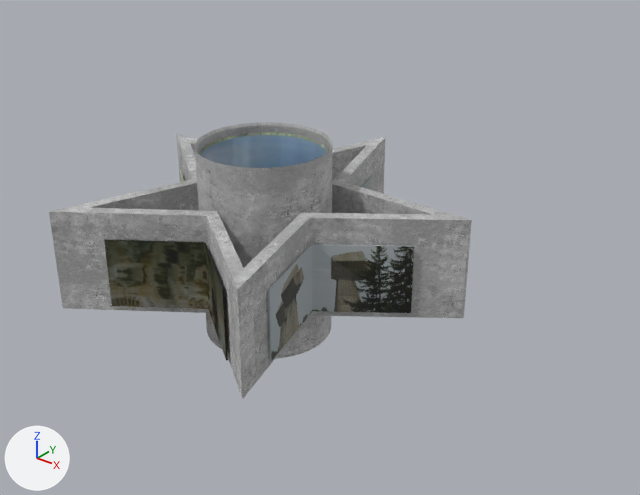
The glTF model docs/mostar.glb, before and after one commit.
One viewpoint serves both versions: a 50 mm camera at (19.7, -12.3, 17.3) aimed at (2.5, 9.1, 4.0). Arrows for +X, +Y and +Z are at lower left; the lights stay in place. Where no turn or scale is listed for an object, it has been applied to the vertices.

Objects in the first picture: 'Circle', 'Cylinder.001', 'NIS', 'neuer Stern', 'videotarget'.
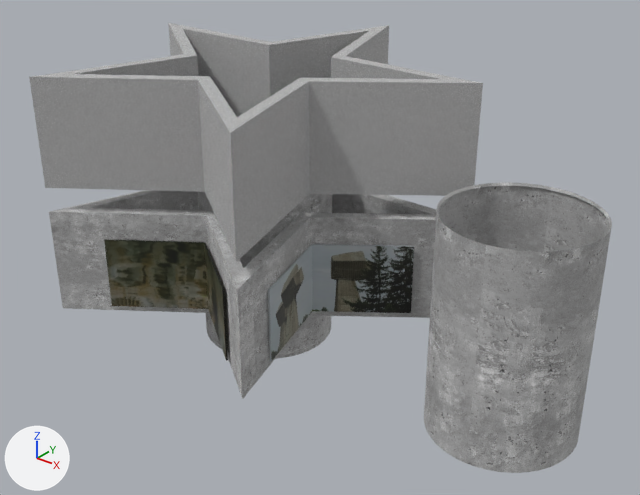
Edits to the scene script, one JSON object a line:
```json
{"op": "add", "block": "mat_material_002", "code": ["mat_material_002 = bpy.data.materials.new('Material.002')", "# uses the picture img_concrete016_2k_normaldx", "# uses the picture img_concrete016_2k_roughness", "# uses the picture img_concrete031_2k_ambientocclusionv6"]}
{"op": "add", "block": "me_cylinder_002", "code": ["me_cylinder_002 = bpy.data.meshes.new('Cylinder.002')", "me_cylinder_002.from_pydata(...)  # 332 vertices, 498 faces; spans x -2.4..2.4, y -2.41..2.4, z -3.6..3.6", "me_cylinder_002.materials.append(mat_material_002)"]}
{"op": "add", "block": "me_twe___3d_ansicht___3d_ansicht_4_001", "code": ["me_twe___3d_ansicht___3d_ansicht_4_001 = bpy.data.meshes.new('TWE - 3D-Ansicht - 3D-Ansicht 4.001')", "me_twe___3d_ansicht___3d_ansicht_4_001.from_pydata(...)  # 1209 vertices, 2498 faces; spans x -7.01..6.95, y -5.96..7.33, z -1.99..1.72", "me_twe___3d_ansicht___3d_ansicht_4_001.materials.append(mat_material_001)"]}
{"op": "add", "block": "ob_cylinder_002", "code": ["ob_cylinder_002 = bpy.data.objects.new('Cylinder.002', me_cylinder_002)", "ob_cylinder_002.location = (9.83, 9.11, 3.66)"]}
{"op": "add", "block": "ob_twe___3d_ansicht___3d_ansicht_4_001", "code": ["ob_twe___3d_ansicht___3d_ansicht_4_001 = bpy.data.objects.new('TWE - 3D-Ansicht - 3D-Ansicht 4.001', me_twe___3d_ansicht___3d_ansicht_4_001)", "ob_twe___3d_ansicht___3d_ansicht_4_001.location = (0.1, 9.12, 8.35)"]}
```

What differs and where, as boxes [x1, y1, x2, y2] in the pictures (640 x 495 px):
```json
{"object": "TWE - 3D-Ansicht - 3D-Ansicht 4.001", "change": "added", "after": [29, 23, 483, 262]}
{"object": "Cylinder.002", "change": "added", "after": [424, 182, 612, 473]}
{"object": "Circle", "change": "unchanged, covered by the edit", "before": [195, 122, 333, 359], "after": [198, 192, 332, 359]}
{"object": "Cylinder.001", "change": "unchanged, covered by the edit", "before": [199, 132, 328, 168]}
```
